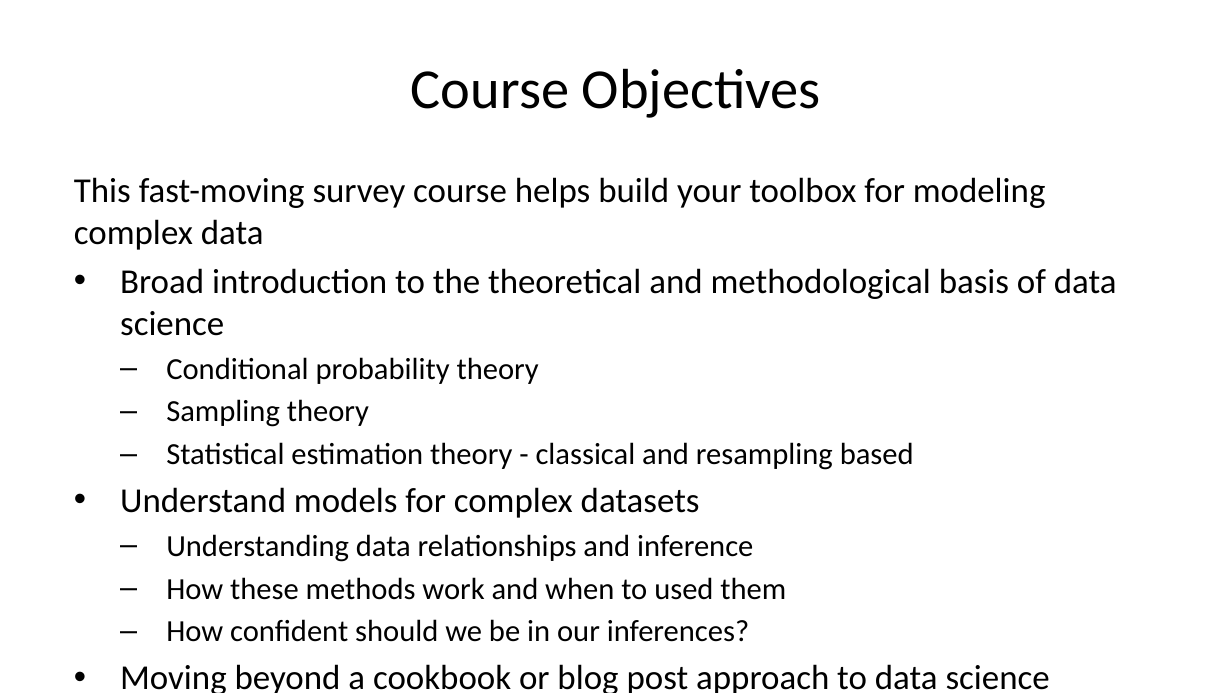
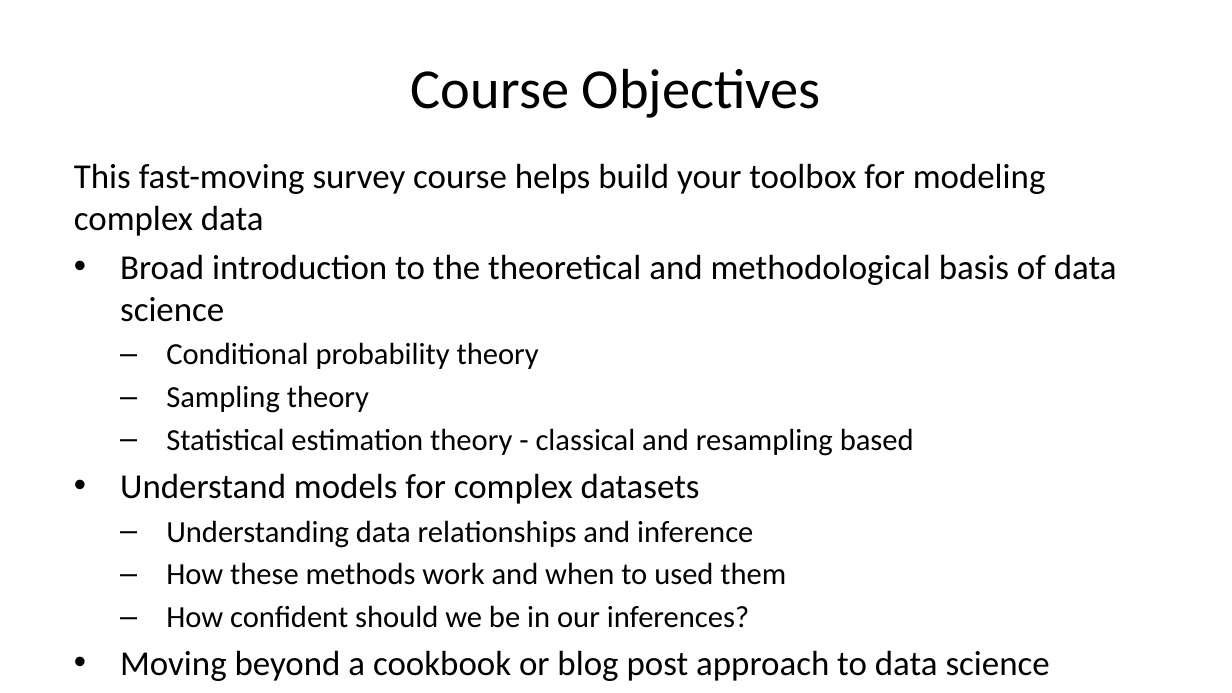
Before and after one commit to StephenElston/CSCI-E-83, a slide deck: slide 5 of LectureSlides/01_PreceptionForScientificVisualization.pptx. Drawn at 1232x693 pixels with LibreOffice and Linux fonts; fonts in the diff are those of the drawing. Boxes give left, top, right and bottom in pixels: in the first picture for what was removed or moved away, otherwise in the second. Text is boxed around its words. In the diff, an @@ line names an element or a change of style, - is before the commit and + after.

Commit message:
Edited tables and text in slides

```diff
--- a/LectureSlides/01_PreceptionForScientificVisualization.pptx
+++ b/LectureSlides/01_PreceptionForScientificVisualization.pptx
@@ text "This fast-moving survey course helps ...": place and size @@
-text "This fast-moving survey course helps ..." at [74,177,1117,693]
+text "This fast-moving survey course helps ..." at [74,163,1117,681]
```
Also in this commit, not shown: 1 other slide changed, 1 other file.
